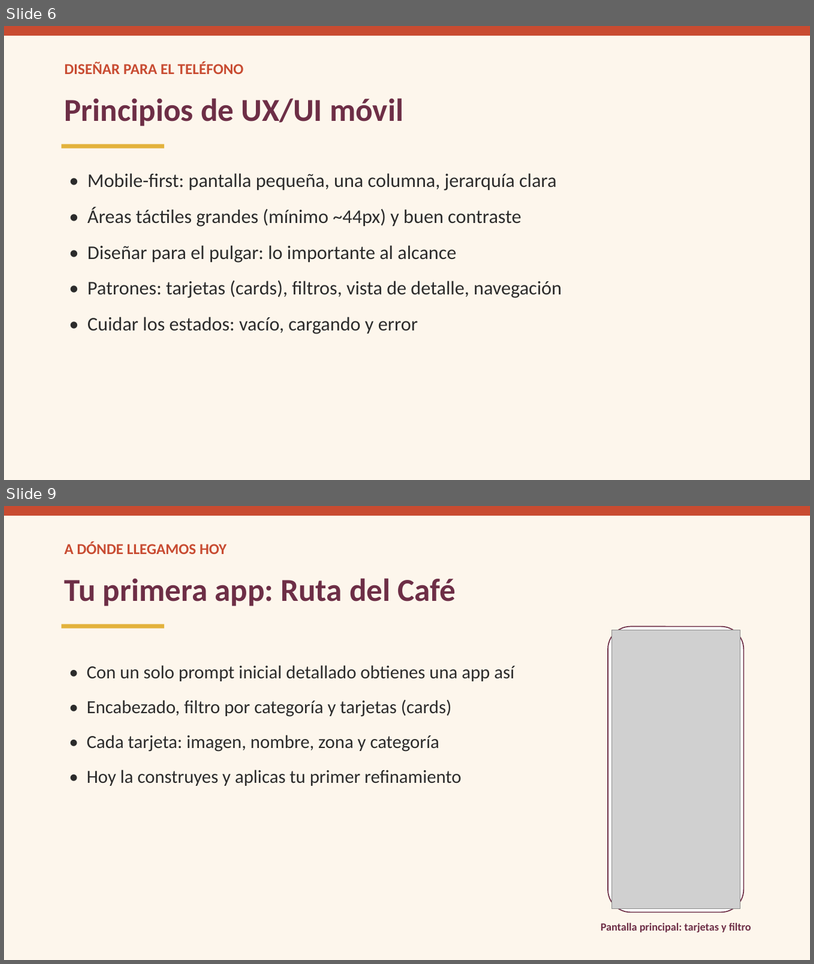
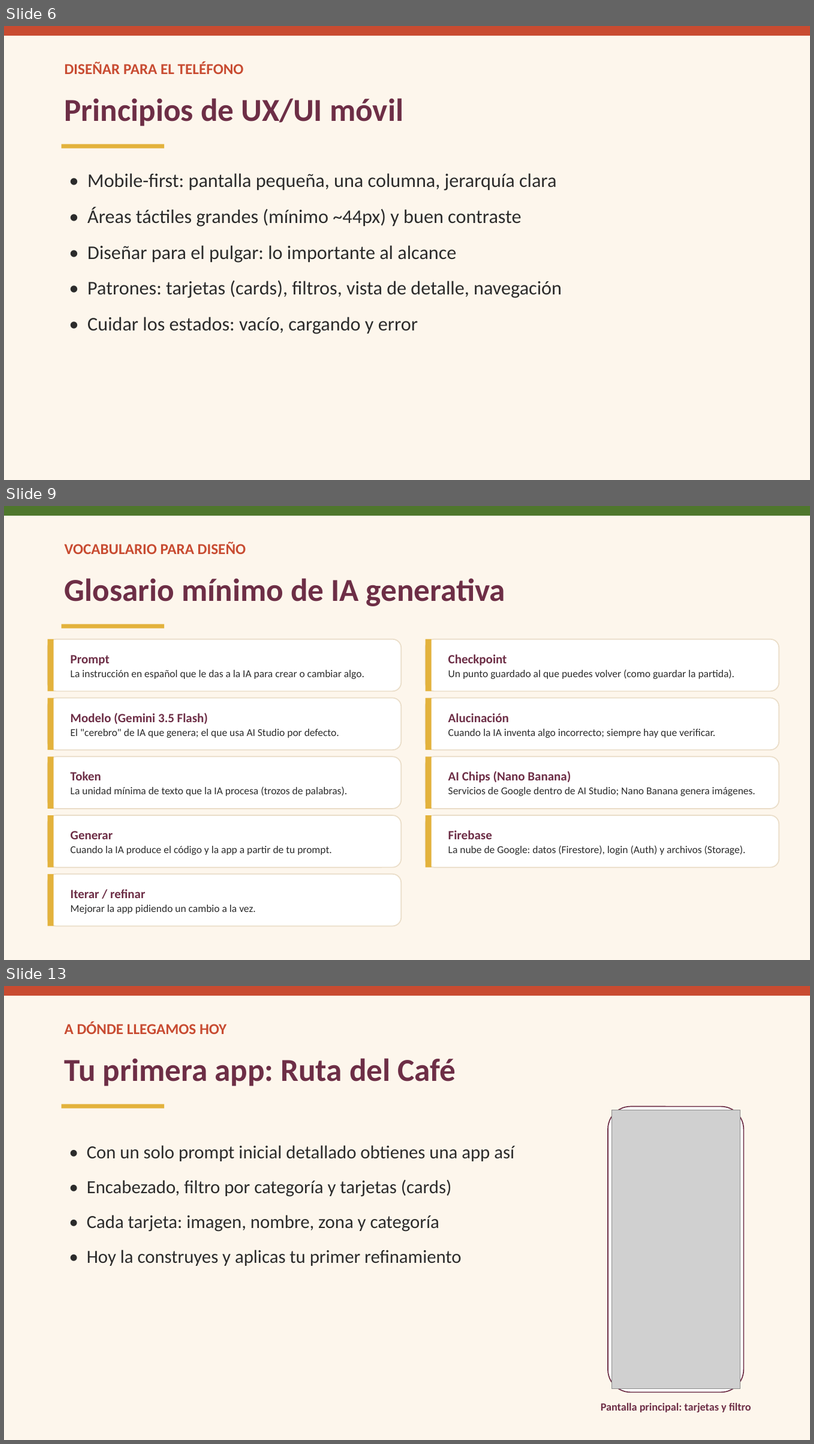
Before and after one commit to ykro/proyectos3-facom-public, a slide deck: slides/sesion-01.pptx. Shown one above the other, each under a label of ours: slides 6 and 9 before the commit, slides 6, 9 and 13 after it; the slides between them are not shown. The pictures are 814x964 and 814x1444 pixels, drawn with LibreOffice and Linux fonts; fonts in the diff are those of the drawing; grey boxes stand for pictures. Boxes give left, top, right and bottom in pixels: in the first picture for what was removed or moved away, otherwise in the second. Text is boxed around its words. In the diff, an @@ line names an element or a change of style, - is before the commit and + after.

Commit message:
3ª iteración: apps reales capturadas, flujo AI Studio en guías, demos en slides, docs y fixes
- 8 apps construidas en AI Studio y capturadas (2 insignia + 6 demos); capturas de
  flujo (Build, Enable Firebase, emulador) en guias-estudiante/img/ e insertadas en guías;
  placeholders de teléfono Android eliminados; PDFs regenerados con imágenes.
- Slides: slide 'Demo del docente' por sesión + GitHub, glosario GenAI, cómo genera la IA,
  estructura de archivos/personalización manual; contraste MUTED a AA.
- Guías: GitHub/glosario/overview, personalización manual, bitácora de prompts, plantillas.
- Prompts de las 6 demos (prompts-demos-docente.md).
- Nuevos docs: especificacion-asignaciones, material-de-apoyo-links, clase-01-guion-video, plantillas.
- Evaluación: sin defensa; Proyectos=30 sin split por proyecto; quizzes barajados; rúbrica Tareas/Labs.
- Sin 'Plan B' en ningún archivo; terminología unificada a 'Demo del docente'; badges corregidos.

```diff
--- a/slides/sesion-01.pptx
+++ b/slides/sesion-01.pptx
@@ slide 9 added at [4,506,810,960], background #FDF6EC @@
@@ rectangle added at [4,506,810,516], fill #4F772D @@
@@ text added at [65,542,246,554], 18 pt, text #C84B31, bold @@
+VOCABULARIO PARA DISEÑO
@@ text added at [65,578,506,606], 38 pt, text #6D2E46, bold @@
+Glosario mínimo de IA generativa
@@ rectangle added at [62,624,164,628], fill #E3B23C @@
@@ rounded rectangle added at [48,639,401,691], fill #FFFFFF, outline #EADDC8 1.2 pt @@
@@ rectangle added at [48,639,54,691], fill #E3B23C @@
@@ rounded rectangle added at [426,639,780,691], fill #FFFFFF, outline #EADDC8 1.2 pt @@
@@ rectangle added at [426,639,432,691], fill #E3B23C @@
@@ text added at [71,655,365,679], 12.5 pt, text #2B2B2B @@
+Prompt
+La instrucción en español que le das a la IA para crear o cambiar algo.
@@ text added at [449,654,735,679], 12.5 pt, text #2B2B2B @@
+Checkpoint
+Un punto guardado al que puedes volver (como guardar la partida).
@@ rounded rectangle added at [48,698,401,750], fill #FFFFFF, outline #EADDC8 1.2 pt @@
@@ rectangle added at [48,698,54,750], fill #E3B23C @@
@@ rounded rectangle added at [426,698,780,750], fill #FFFFFF, outline #EADDC8 1.2 pt @@
@@ rectangle added at [426,698,432,750], fill #E3B23C @@
@@ text added at [71,712,339,738], 12.5 pt, text #2B2B2B @@
+Modelo (Gemini 3.5 Flash)
+El "cerebro" de IA que genera; el que usa AI Studio por defecto.
@@ text added at [449,713,716,738], 12.5 pt, text #2B2B2B @@
+Alucinación
+Cuando la IA inventa algo incorrecto; siempre hay que verificar.
@@ rounded rectangle added at [48,756,401,808], fill #FFFFFF, outline #EADDC8 1.2 pt @@
@@ rectangle added at [48,756,54,808], fill #E3B23C @@
@@ rounded rectangle added at [426,756,780,808], fill #FFFFFF, outline #EADDC8 1.2 pt @@
@@ rectangle added at [426,756,432,808], fill #E3B23C @@
@@ text added at [71,771,348,796], 12.5 pt, text #2B2B2B @@
+Token
+La unidad mínima de texto que la IA procesa (trozos de palabras).
@@ text added at [449,771,756,796], 12.5 pt, text #2B2B2B @@
+AI Chips (Nano Banana)
+Servicios de Google dentro de AI Studio; Nano Banana genera imágenes.
@@ rounded rectangle added at [48,815,401,867], fill #FFFFFF, outline #EADDC8 1.2 pt @@
@@ rectangle added at [48,815,54,867], fill #E3B23C @@
@@ rounded rectangle added at [426,815,780,867], fill #FFFFFF, outline #EADDC8 1.2 pt @@
@@ rectangle added at [426,815,432,867], fill #E3B23C @@
@@ text added at [71,831,332,855], 12.5 pt, text #2B2B2B @@
+Generar
+Cuando la IA produce el código y la app a partir de tu prompt.
@@ text added at [449,830,746,855], 12.5 pt, text #2B2B2B @@
+Firebase
+La nube de Google: datos (Firestore), login (Auth) y archivos (Storage).
@@ rounded rectangle added at [48,874,401,926], fill #FFFFFF, outline #EADDC8 1.2 pt @@
@@ rectangle added at [48,874,54,926], fill #E3B23C @@
@@ text added at [71,889,256,913], 12.5 pt, text #2B2B2B @@
+Iterar / refinar
+Mejorar la app pidiendo un cambio a la vez.
@@ what was slide 9 is now slide 13 @@
```
Also in this commit, not shown: 4 slides changed, 4 other slides added, 59 other files.
